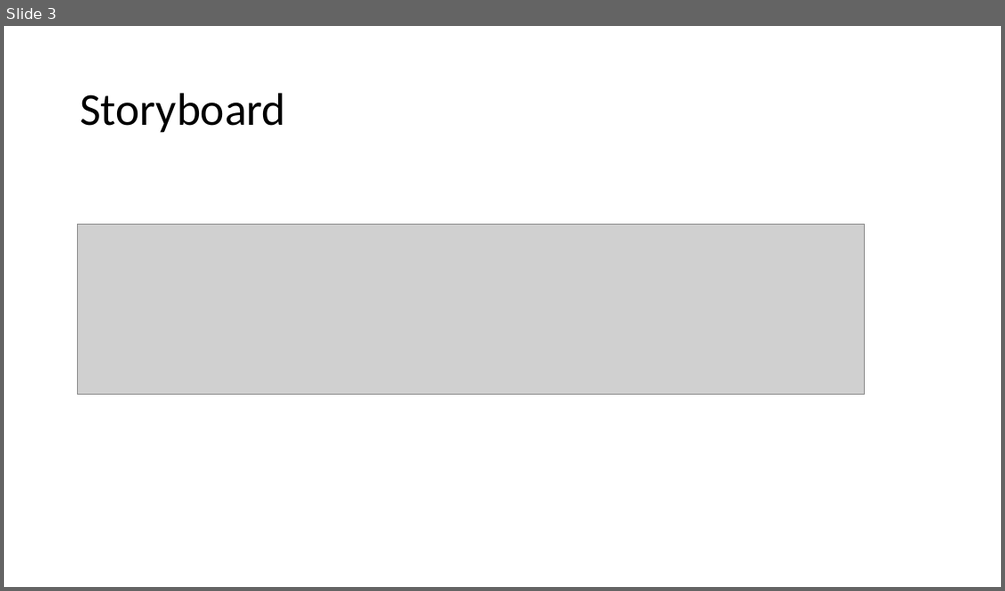
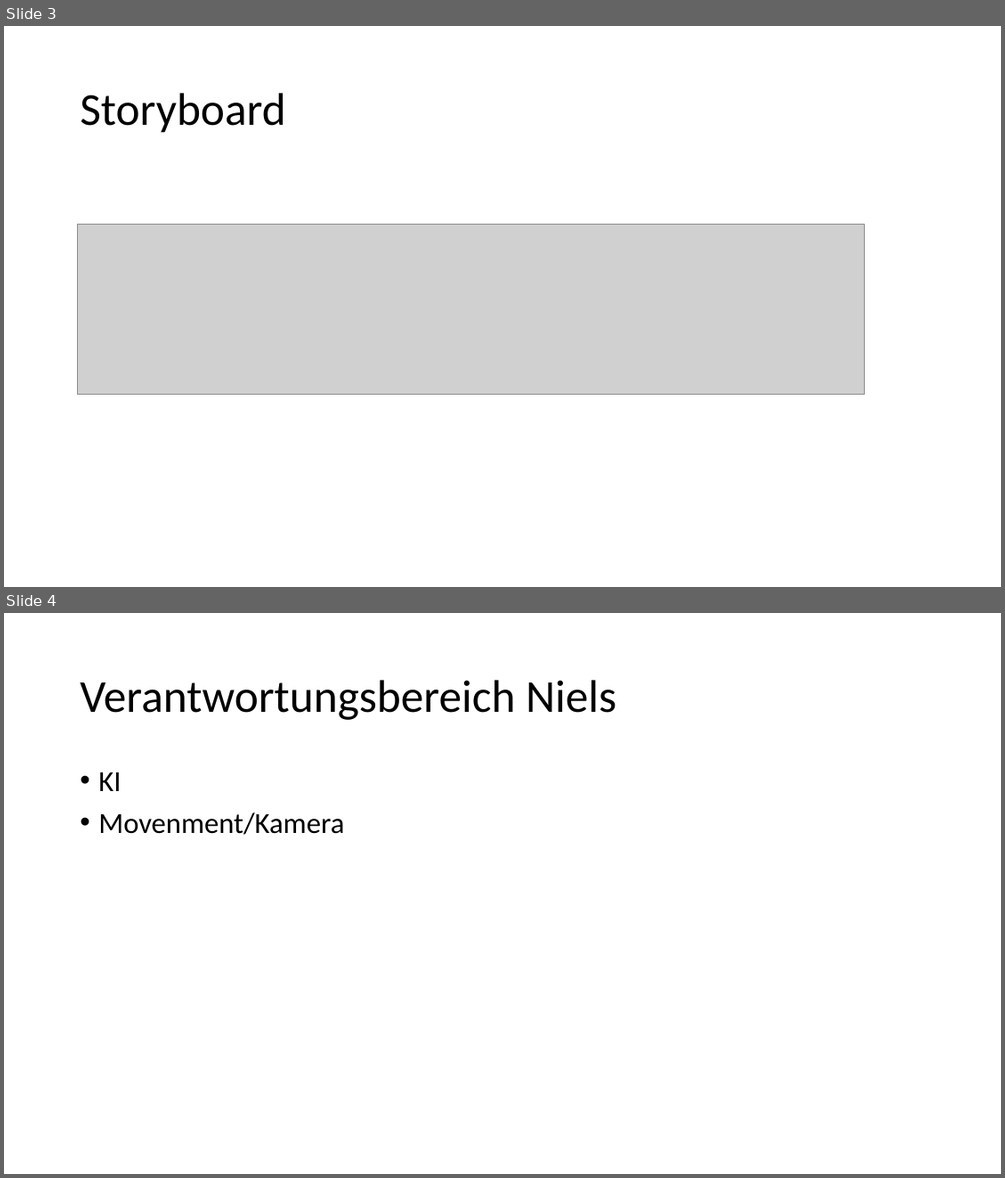
Before and after one commit to nielsq/CreativeNonSense, a slide deck: 12-Skymensions-JanzenQuanzJonetzko.pptx. Shown one above the other, each under a label of ours: slide 3 before the commit, slides 3 and 4 after it. The pictures are 1005x591 and 1005x1178 pixels, drawn with LibreOffice and Linux fonts; fonts in the diff are those of the drawing; grey boxes stand for pictures. Boxes give left, top, right and bottom in pixels: in the first picture for what was removed or moved away, otherwise in the second. Text is boxed around its words. In the diff, an @@ line names an element or a change of style, - is before the commit and + after.

```diff
--- a/12-Skymensions-JanzenQuanzJonetzko.pptx
+++ b/12-Skymensions-JanzenQuanzJonetzko.pptx
@@ slide 4 added at (4,613,1001,1174), background #FFFFFF @@
@@ title added at (80,680,616,720), 44 pt, text #000000 @@
+Verantwortungsbereich Niels
@@ text added at (98,772,344,835), 28 pt, text #000000 @@
+• KI
+• Movenment/Kamera
```
Also in this commit, not shown: 1 slide changed, 4 other slides added, 3 slides removed, 3 other files.
